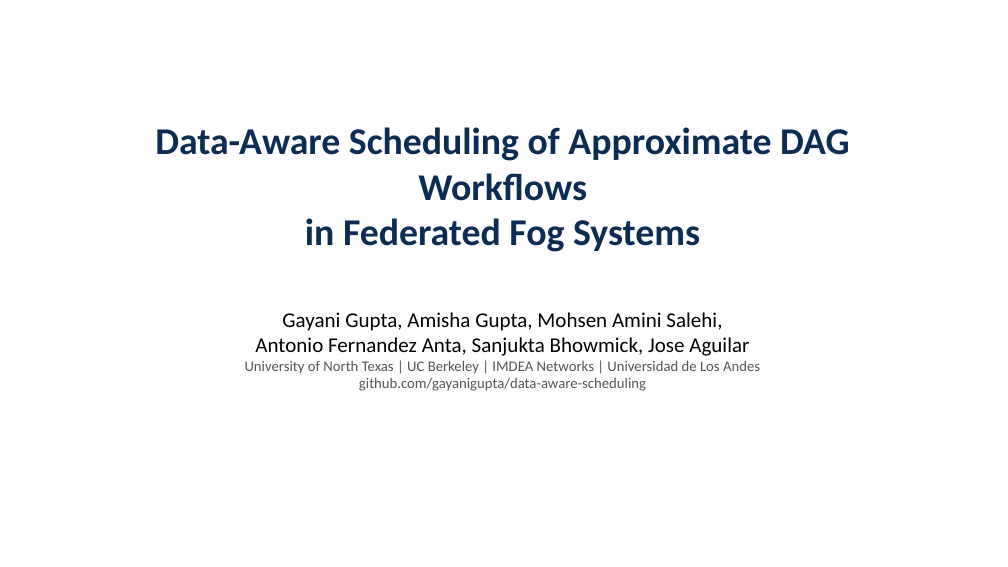
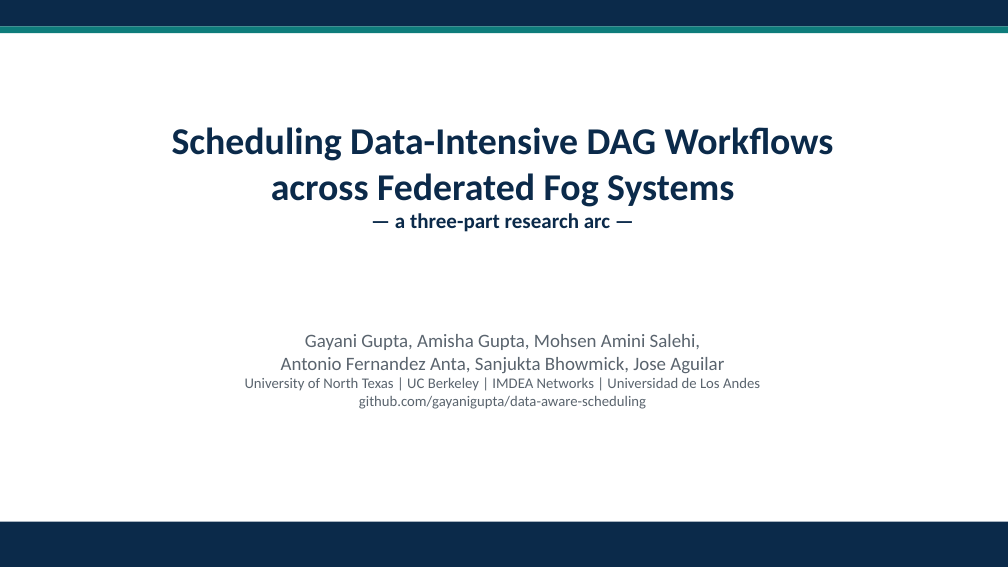
Before and after one commit to gayanigupta/data-aware-scheduling, a slide deck: slide 1 of slides/data-aware-scheduling.pptx. Drawn at 1008x567 pixels with LibreOffice and Linux fonts; fonts in the diff are those of the drawing. Boxes give left, top, right and bottom in pixels: in the first picture for what was removed or moved away, otherwise in the second. Text is boxed around its words. In the diff, an @@ line names an element or a change of style, - is before the commit and + after.

```diff
--- a/slides/data-aware-scheduling.pptx
+++ b/slides/data-aware-scheduling.pptx
@@ rectangle added at bbox=[0, 0, 1008, 26], fill #0B2A4A @@
@@ rectangle added at bbox=[0, 26, 1008, 33], fill #0E7C7B @@
@@ text at bbox=[172, 127, 834, 232]: text changed; text colour #0D2C54 to #0B2A4A @@
-Data-Aware Scheduling of Approximate DAG Workflows
-in Federated Fog Systems
+Scheduling Data-Intensive DAG Workflows
+across Federated Fog Systems
+— a three-part research arc —
@@ text "Gayani Gupta, Amisha Gupta, Mohsen ...": place and size @@
-text "Gayani Gupta, Amisha Gupta, Mohsen ..." at bbox=[245, 312, 760, 391]
+text "Gayani Gupta, Amisha Gupta, Mohsen ..." at bbox=[245, 334, 760, 409]
@@ text at bbox=[281, 334, 724, 373]: text changed; size 20 to 18 pt; text colour #000000 to #5A646E @@
-Gayani Gupta, Amisha Gupta, Mohsen Amini Salehi,
-Antonio Fernandez Anta, Sanjukta Bhowmick, Jose Aguilar
+Gayani Gupta, Amisha Gupta, Mohsen Amini Salehi,
+Antonio Fernandez Anta, Sanjukta Bhowmick, Jose Aguilar
@@ text at bbox=[245, 378, 760, 409]: text colour #555555 to #5A646E in "University of North Texas | UC Berkeley ...", "github.com/gayanigupta/data-aware-scheduling" @@
@@ rectangle added at bbox=[0, 522, 1008, 567], fill #0B2A4A @@
```
Also in this commit, not shown: 19 other slides changed, 24 slides added, 1 slide removed, 1 other file.
